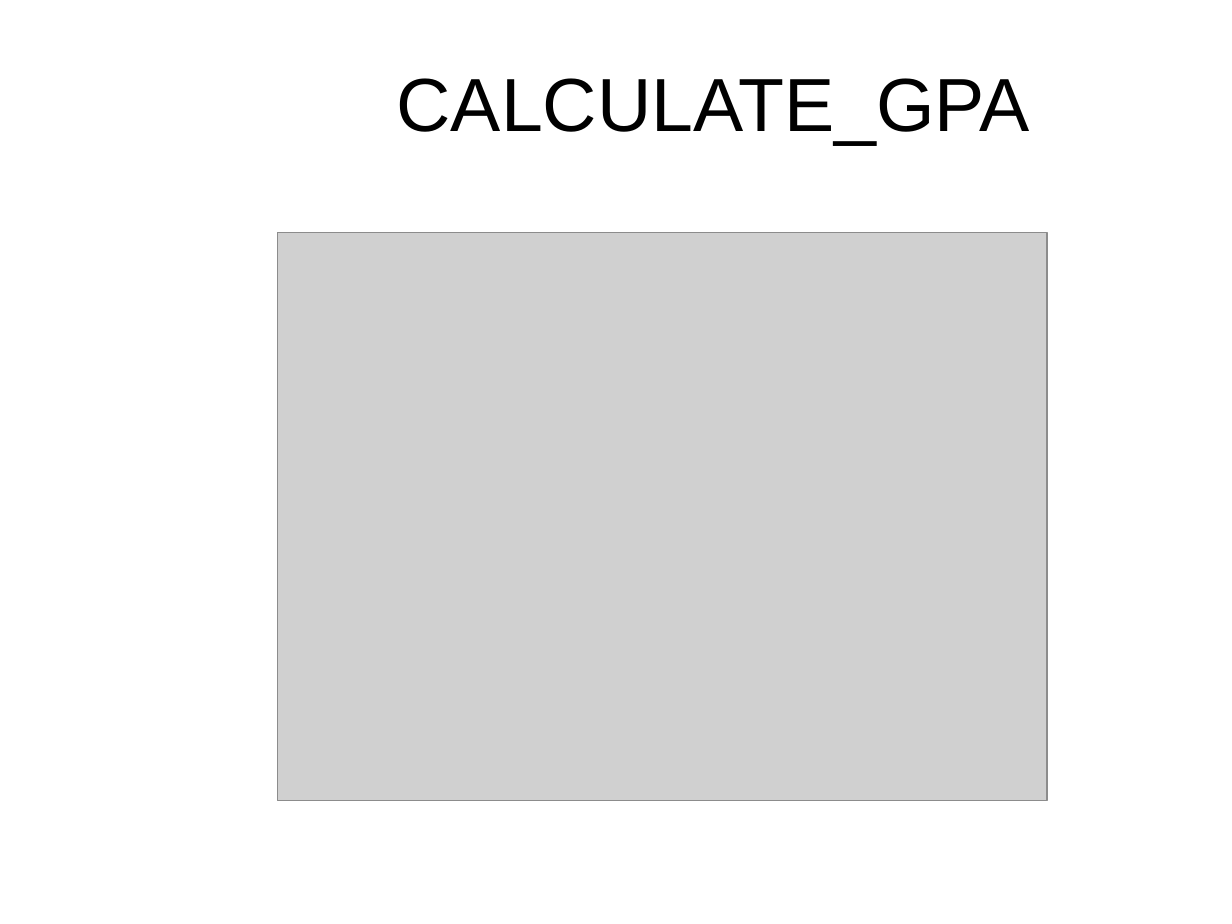
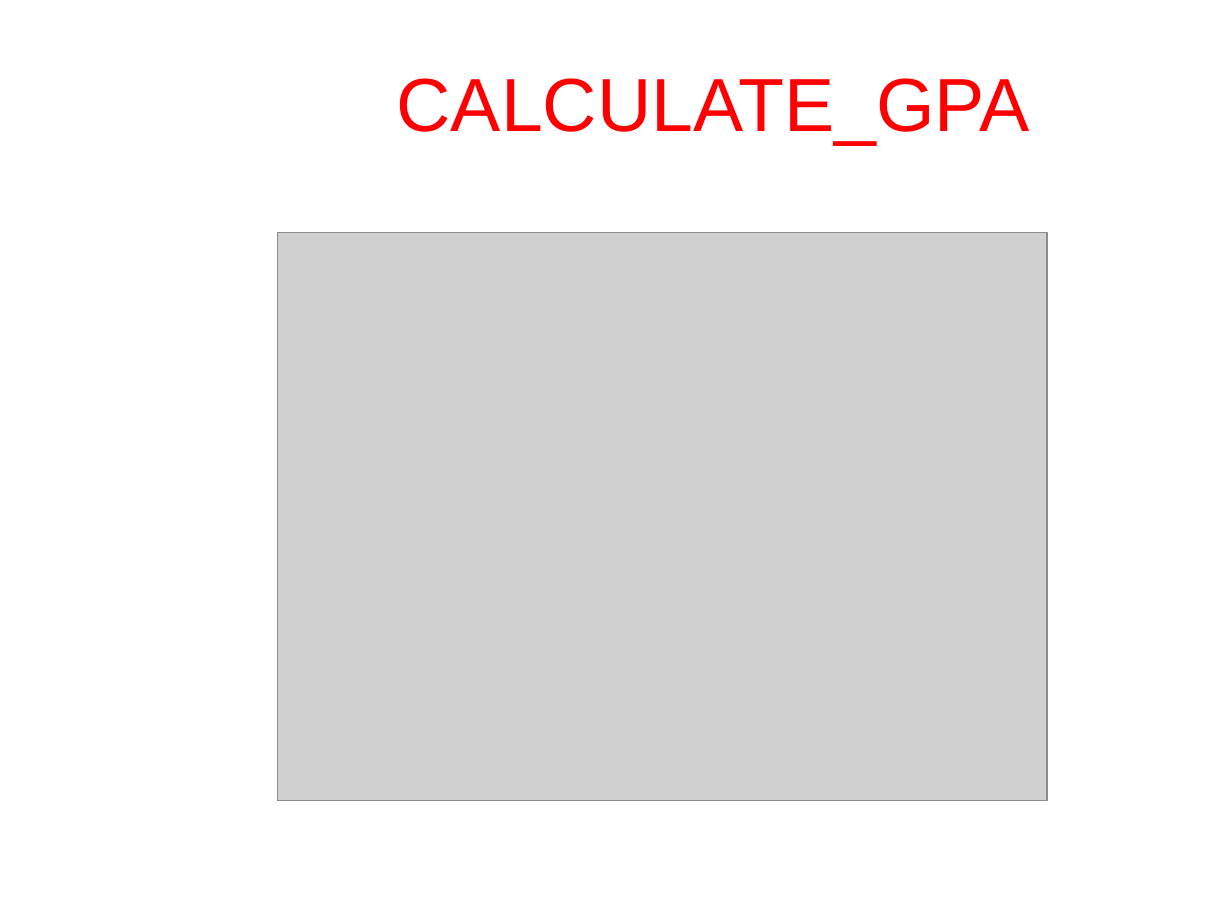
Before and after one commit to CommonHouseCat/CT206H-Course-project, a slide deck: slide 8 of PDF/CT206H-B2105727-StudentManagement.pptx. Drawn at 1232x924 pixels with LibreOffice and Linux fonts; fonts in the diff are those of the drawing; grey boxes stand for pictures; background and template pictures are left out. Boxes give left, top, right and bottom in pixels: in the first picture for what was removed or moved away, otherwise in the second. Text is boxed around its words. In the diff, an @@ line names an element or a change of style, - is before the commit and + after.

```diff
--- a/PDF/CT206H-B2105727-StudentManagement.pptx
+++ b/PDF/CT206H-B2105727-StudentManagement.pptx
@@ title "CALCULATE_GPA" at <box>397,78,1030,146</box>: text colour #000000 to #FF0000 @@
```
Also in this commit, not shown: 11 other slides changed, 4 other files.
